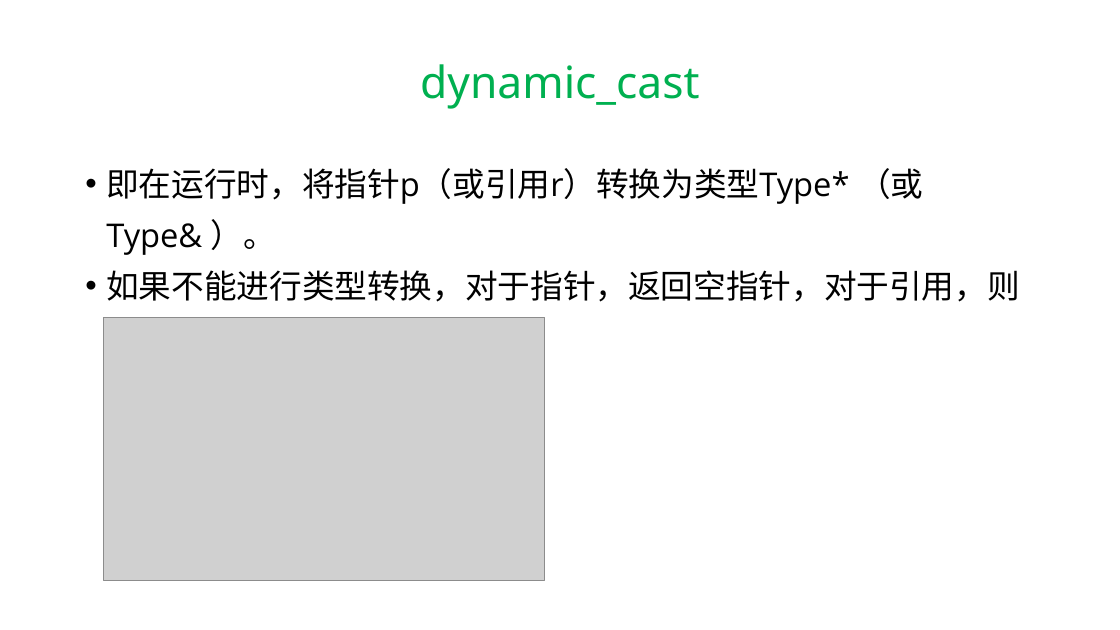
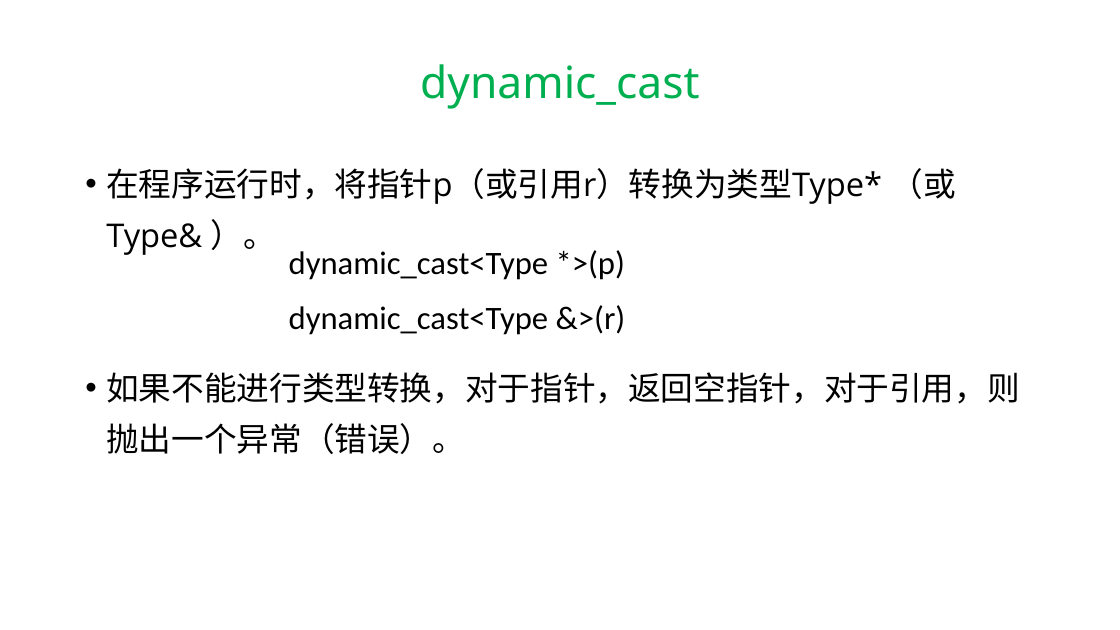
Before and after one commit to hwdong-net/cplusplus17, a slide deck: slide 87 of ppt/第9章 派生类.pptx (slide 54 before the commit). Drawn at 1120x630 pixels with LibreOffice and Linux fonts; fonts in the diff are those of the drawing; grey boxes stand for pictures. Boxes give left, top, right and bottom in pixels: in the first picture for what was removed or moved away, otherwise in the second. Text is boxed around its words. In the diff, an @@ line names an element or a change of style, - is before the commit and + after.

```diff
--- a/ppt/第9章 派生类.pptx
+++ b/ppt/第9章 派生类.pptx
@@ text at (106, 168, 956, 255): text changed @@
-• 即在运行时，将指针p（或引用r）转换为类型Type* （或Type& ）。
+• 在程序运行时，将指针p（或引用r）转换为类型Type* （或Type& ）。
@@ text added at (289, 250, 626, 335), 28 pt, text #000000 @@
+dynamic_cast<Type *>(p)
+dynamic_cast<Type &>(r)
@@ picture removed at (103, 318, 544, 581) @@
```
Also in this commit, not shown: 31 other slides changed, 67 slides added, 11 slides removed, 1 other file.
